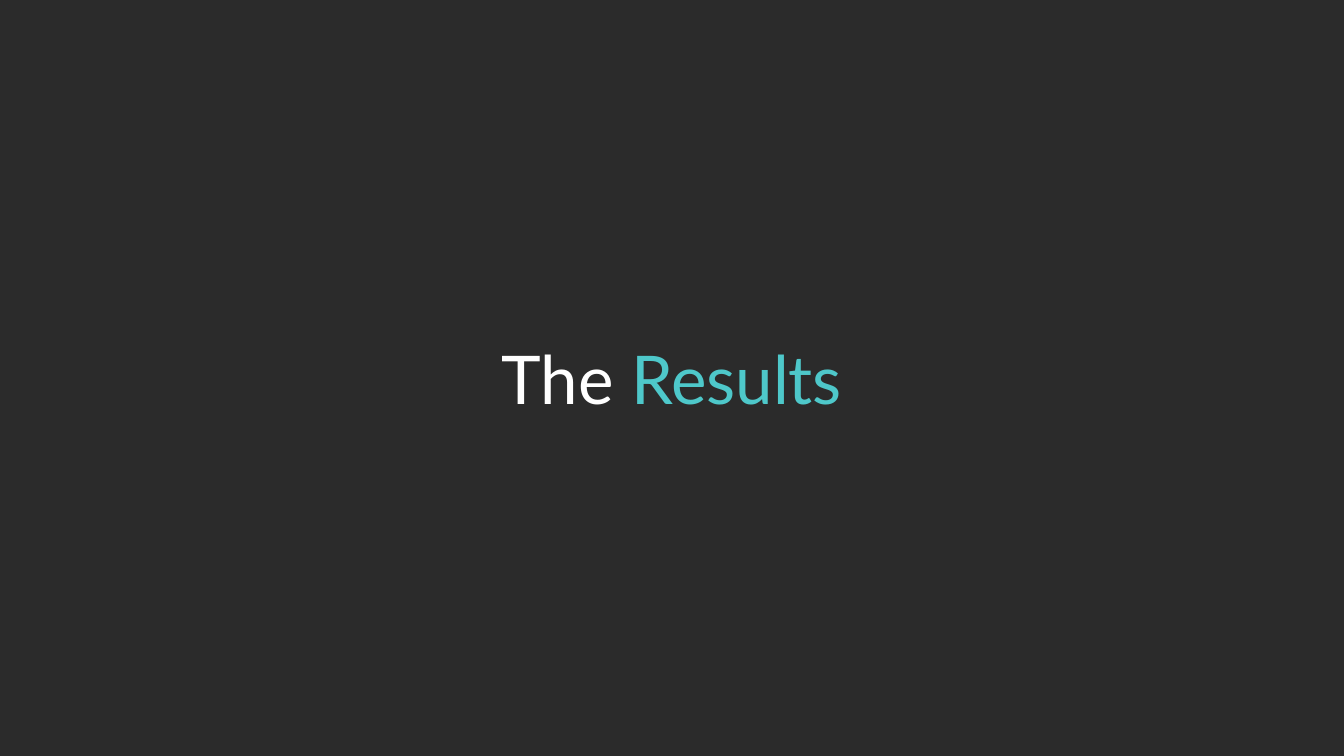
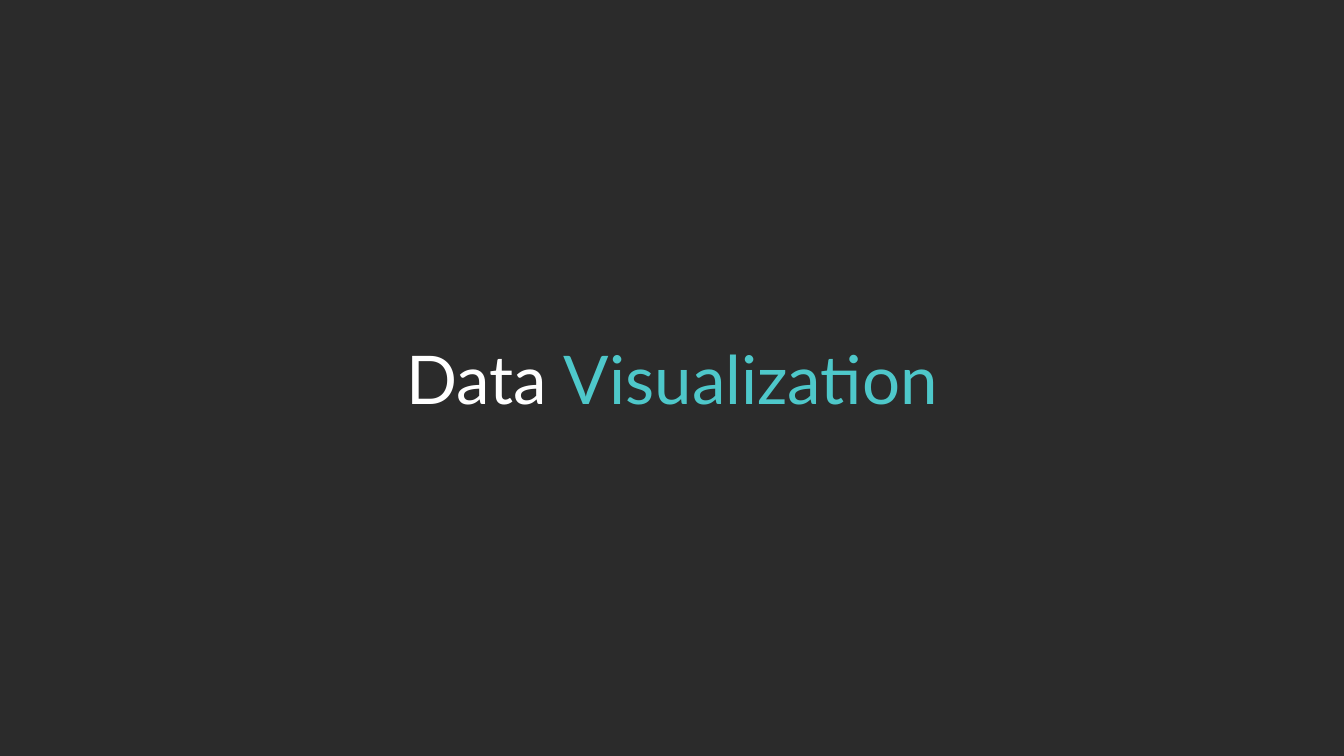
Before and after one commit to gustavhartz/ComicUniverse, a slide deck: slide 7 of DataCase.pptx. Drawn at 1344x756 pixels with LibreOffice and Linux fonts; fonts in the diff are those of the drawing; background and template pictures are left out; a plain dark background stands for a picture behind light text. Boxes give left, top, right and bottom in pixels: in the first picture for what was removed or moved away, otherwise in the second. Text is boxed around its words. In the diff, an @@ line names an element or a change of style, - is before the commit and + after.

```diff
--- a/DataCase.pptx
+++ b/DataCase.pptx
@@ text at [406, 354, 938, 405]: text changed @@
-The Results
+Data Visualization
```
Also in this commit, not shown: 2 other slides changed.
